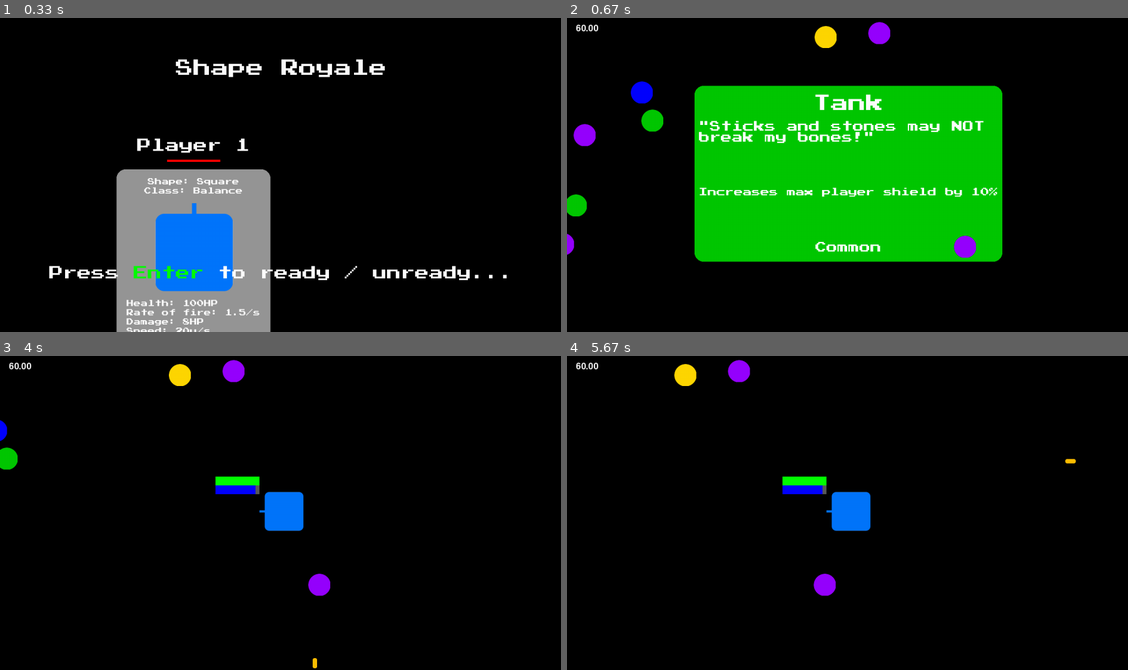
Above: before the commit, frames 1-4 (two rows, left to right).
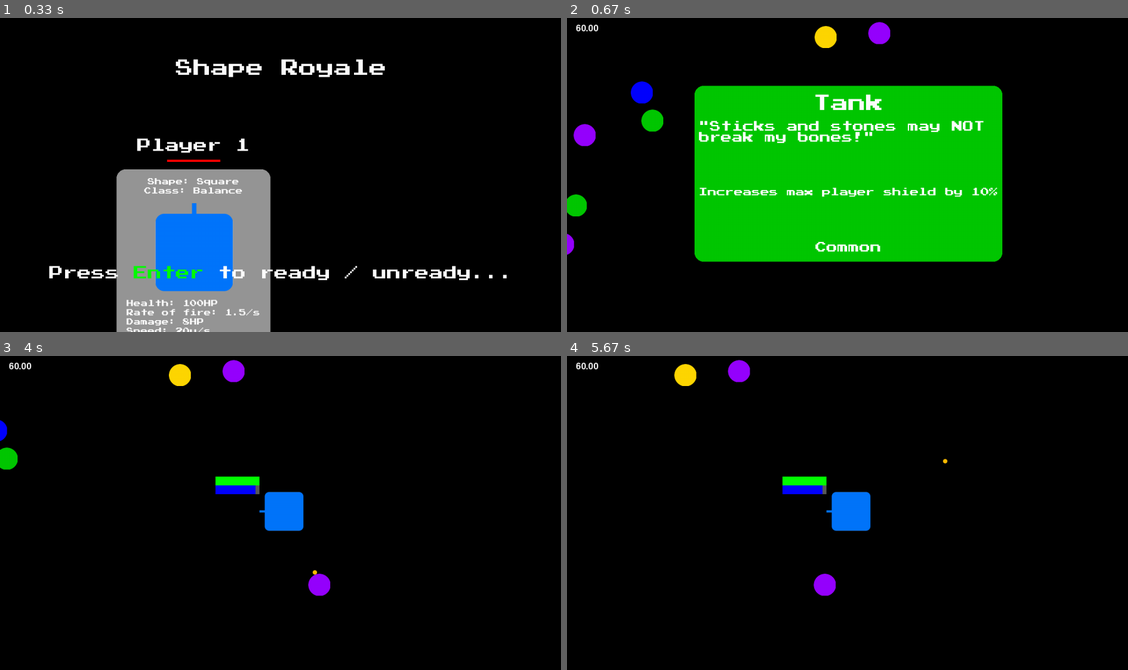
Above: after the commit, the same moments.

Repository: CaptainDeathead/ShapeRoyale
Game: pygame game, started from main.py
Two runs of this game, one before a commit and one after it. Both use one fixed random seed, a clock stepped at 60 frames per second and the inputs below.
Inputs:
- Up to frame 1 (0.33 s): no input
- Up to frame 2 (0.67 s): tap Enter at 0.33 s
- Up to frame 3 (4 s): tap Space at 0.67, 1.07, 1.37, 1.57, 1.87, 2.07, 2.4, 2.7, 2.9, 3.2, 3.47, 3.8 s; hold Shift 1-1.47 s; hold Right 1-1.47 s; hold Right 1.5-1.97 s; hold Up 2-2.3 s; hold Right 2.33-2.8 s; hold Left 2.83-3.37 s; hold Down 3.4-3.7 s; hold Left from 3.73 s (still down)
- Up to frame 4 (5.67 s): tap Space at 4.1, 4.23, 4.63, 4.93, 5.3 s; release Left at 4.13 s; hold Up 4.17-4.53 s; hold Right 4.57-5.2 s; hold Down 5.23-5.6 s; hold Left from 5.63 s (still down)

Frame 1 is identical in both runs. In frame 2, 0.2% of the frame differs, in the area x 68-73%, y 69-77%; in frame 3, less than 0.1%; in frame 4, less than 0.1%.

Commit message:
Added bot death from savezone

Diff:
--- a/Data/shapes.json
+++ b/Data/shapes.json
@@ -9,7 +9,7 @@
         "shield_damage": 25,
         "damage": 8,
         "speed": 20,
-        "bullet_speed": 1.0,
+        "bullet_speed": 100.0,
         "penetration": 1.2
     },
     "Triangle": {
@@ -22,7 +22,7 @@
         "shield_damage": 15,
         "damage": 6,
         "speed": 30,
-        "bullet_speed": 1.0,
+        "bullet_speed": 100.0,
         "penetration": 1.1
     },
     "Circle": {
@@ -35,7 +35,7 @@
         "shield_damage": 40,
         "damage": 10,
         "speed": 10,
-        "bullet_speed": 1.0,
+        "bullet_speed": 100.0,
         "penetration": 1.5
     }
 }
--- a/main.py
+++ b/main.py
@@ -213,6 +213,8 @@
         self.is_player = is_player
         self.squad = squad
 
+        self.dead = False
+
         self.max_hp = self.info['hp'] # literal
         self.max_shield = self.info['shield'] # literal
         self.max_speed = self.info['speed'] # literal
@@ -296,7 +298,8 @@
         self.close_powerups = close_powerups
 
     def die(self) -> None:
-        print("Your dead now, if you didnt know.")
+        print("Your dead now, if you didn't know.")
+        self.dead = True
 
     def take_damage(self, damage: float) -> None:
         self.hp -= damage
@@ -512,6 +515,8 @@
     SPEED = 10
 
     def __init__(self, screen_width: int, screen_height: int, map_size_x: int, map_size_y: int, phase_config: Dict[int, Dict]) -> None:
+        self.screen_width = screen_width
+        self.screen_height = screen_height
         self.map_size_x = map_size_x
         self.map_size_y = map_size_y
 
@@ -555,22 +560,27 @@
 
         self.next_phase()
 
+    def get_wall_distance(self, player: Shape) -> tuple[float, float, float, float]:
+        left_wall = self.left_wall - player.x
+        right_wall = self.right_wall - player.x
+        top_wall = self.top_wall - player.y
+        bottom_wall = self.bottom_wall - player.y
+
+        if left_wall > self.screen_width / 2 or right_wall < self.screen_width / 2 or top_wall > self.screen_height / 2 or bottom_wall < self.screen_height / 2:
+            player.take_damage(0.5)
+
+        return (left_wall, right_wall, top_wall, bottom_wall)
+
     def blit(self, screen: pg.Surface, draw_parent: Shape) -> None:
         self.surface.fill((0, 0, 0))
         self.surface.set_alpha(180)
 
-        left_wall = self.left_wall - draw_parent.x
-        right_wall = self.right_wall - draw_parent.x
-        top_wall = self.top_wall - draw_parent.y
-        bottom_wall = self.bottom_wall - draw_parent.y
+        left_wall, right_wall, top_wall, bottom_wall = self.get_wall_distance(draw_parent)
 
         pg.draw.rect(self.surface, (255, 0, 0), (0, 0, left_wall, screen.height))
         pg.draw.rect(self.surface, (255, 0, 0), (right_wall, 0, screen.width - right_wall, screen.height))
         pg.draw.rect(self.surface, (255, 0, 0), (0, 0, screen.width, top_wall))
         pg.draw.rect(self.surface, (255, 0, 0), (0, bottom_wall, screen.width, screen.height - bottom_wall))
-
-        if left_wall > screen.width / 2 or right_wall < screen.width / 2 or top_wall > screen.height / 2 or bottom_wall < screen.height / 2:
-            draw_parent.take_damage(0.5)
 
         screen.blit(self.surface, (0, 0))
 
@@ -759,7 +769,7 @@
         info = pg.display.get_desktop_sizes()[0]
         self.WIDTH = info[0]
         self.HEIGHT = info[1]
-        self.screen = pg.display.set_mode((self.WIDTH, self.HEIGHT), pg.SRCALPHA)
+        self.screen = pg.display.set_mode((self.WIDTH, self.HEIGHT), pg.SRCALPHA | pg.FULLSCREEN, display=1)
 
         self.anim_manager = AnimManager()
 
@@ -879,7 +889,6 @@
         self.powerups.remove(powerup)
 
     def main(self) -> None:
-        last_safezone_draw = 0
         while 1:
             dt = self.clock.tick(60) / 1000.0
 
@@ -891,37 +900,38 @@
             self.anim_manager.update(dt)
             self.safezone.update(dt)
 
-            if time() - last_safezone_draw > 0.5:
-                #self.safezone.draw()
-                last_safezone_draw = time()
-
             self.screen.fill((0, 0, 0))
             self.safezone.blit(self.screen, self.player)
 
             keys = pg.key.get_pressed()
 
-            if keys[pg.K_UP]: self.players[0].move_up(dt)
-            elif keys[pg.K_RIGHT]: self.players[0].move_right(dt)
-            elif keys[pg.K_DOWN]: self.players[0].move_down(dt)
-            elif keys[pg.K_LEFT]: self.players[0].move_left(dt)
-
-            if keys[pg.K_SPACE]: self.players[0].shoot()
+            if keys[pg.K_UP]: self.player.move_up(dt)
+            elif keys[pg.K_RIGHT]: self.player.move_right(dt)
+            elif keys[pg.K_DOWN]: self.player.move_down(dt)
+            elif keys[pg.K_LEFT]: self.player.move_left(dt)
+
+            if keys[pg.K_SPACE]: self.player.shoot()
             elif keys[pg.K_LSHIFT]:
-                if self.players[0].showing_powerup_popup:
-                    self.players[0].showing_powerup_popup = False
+                if self.player.showing_powerup_popup:
+                    self.player.showing_powerup_popup = False
+
+            for powerup in self.powerups:
+                powerup.draw(self.screen, self.player)
+
+            dead_players = []
 
             for player in self.players:
                 player.update(dt)
 
-                player.draw(self.screen, self.player)
+                left_wall, right_wall, top_wall, bottom_wall = self.safezone.get_wall_distance(player)
 
                 bullets_to_remove = []
                 for bullet in self.bullets:
+                    if player == self.player:
+                        bullet.draw(self.screen, self.player)
+                        bullet.move(dt)
+
                     if bullet.parent == player: continue
-
-                    bullet.draw(self.screen, self.player)
-
-                    bullet.move(dt)
 
                     if player.global_rect.colliderect(bullet.rect):
                         bullet.hit(player)
@@ -947,24 +957,13 @@
                         close_powerups.append(powerup)
 
                 player.set_close_powerups(close_powerups)
-
-            shape_pos = self.player.x, self.player.y
-            shape_width = self.player.rotated_shape_image.width
-
-            # X Walls
-            #if shape_pos[0] - shape_width // 2 - self.WIDTH // 2 < 0:
-            #    pg.draw.rect(self.screen, (255, 0, 0), (0, 0, (shape_pos[0] - shape_width // 2 - self.WIDTH // 2) * -1, self.HEIGHT))
-            #if shape_pos[0] + shape_width * 1.5 + self.WIDTH // 2 > self.MAP_SIZE_X:
-            #    pg.draw.rect(self.screen, (255, 0, 0), (self.WIDTH - (shape_pos[0] + shape_width * 1.5 + self.WIDTH // 2 - self.MAP_SIZE_X), 0, self.WIDTH, self.HEIGHT))
-#
-            ## Y Walls
-            #if shape_pos[1] - shape_width // 2 - self.HEIGHT // 2 < 0:
-            #    pg.draw.rect(self.screen, (255, 0, 0), (0, 0, self.WIDTH, (shape_pos[1] - shape_width // 2 - self.HEIGHT // 2) * -1))
-            #if shape_pos[1] + shape_width * 1.5 + self.HEIGHT // 2 > self.MAP_SIZE_Y:
-            #    pg.draw.rect(self.screen, (255, 0, 0), (0, self.HEIGHT - (shape_pos[1] + shape_width * 1.5 + self.HEIGHT // 2 - self.MAP_SIZE_Y), self.WIDHT, self.HEIGHT))
-
-            for powerup in self.powerups:
-                powerup.draw(self.screen, self.player)
+                player.draw(self.screen, self.player)
+
+                if player.dead:
+                    dead_players.append(player)
+
+            for dead_player in dead_players:
+                self.players.remove(dead_player)
 
             self.screen.blit(self.fps_font.render(f"{self.clock.get_fps():.2f}", True, (255, 255, 255)), (20, 20))
 
